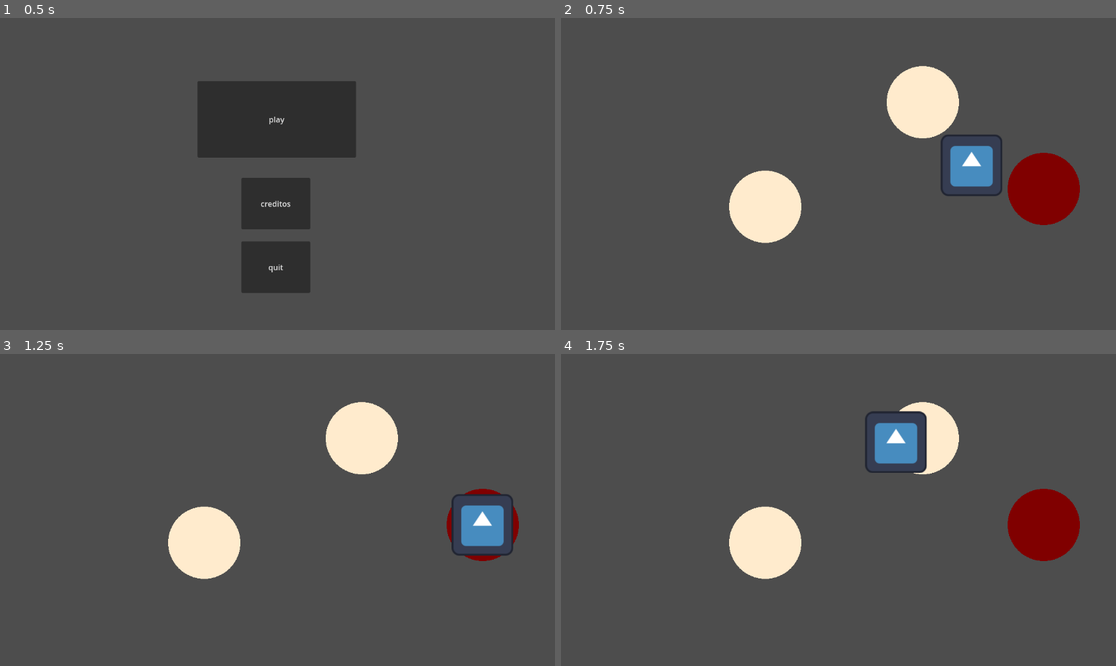
Above: before the commit, frames 1-4 (two rows, left to right).
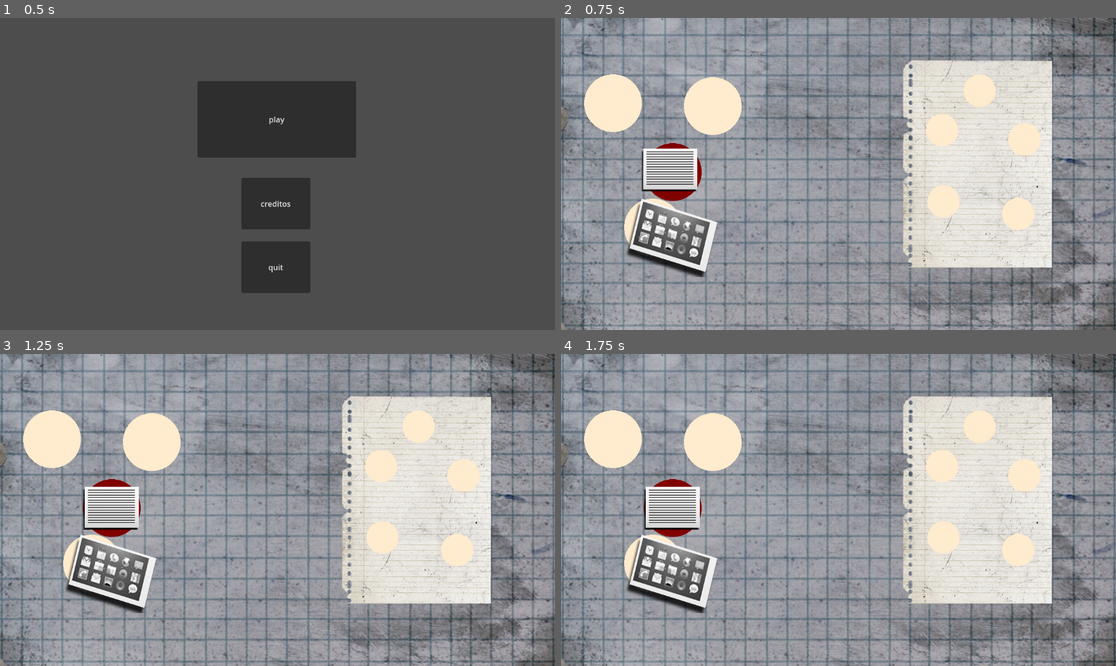
Above: after the commit, the same moments.

Repository: dest3/Pelucas-del-espacio-exterior
Game: Godot game, scene res://escenas/niveles/menu.tscn
Two runs of this game, one before a commit and one after it. Both use one fixed random seed, a clock stepped at 60 frames per second and the inputs below. The engine's default icon, where the game draws it, is replaced by a stand-in: a white triangle on a blue panel in a dark square.
Inputs (mouse positions are in pixels of both pictures, inside the frame that each line leads up to):
- Up to frame 1 (0.5 s): no input
- Up to frame 2 (0.75 s): click "play" at 0.5 s
- Up to frame 3 (1.25 s): no input
- Up to frame 4 (1.75 s): drag from (1043, 525) to (894, 441) at 1.27 s

Frame 1 is identical in both runs. In frame 2, 97% of the frame differs, in the area x 0-100%, y 0-100%; in frame 3, 97%; in frame 4, 97%.
Error after the commit: Parse Error: The member "nombre" already exists in parent class Documento. (res://Doc_foto.gd:3)

Commit message:
implementando assets y funcionalidad extra al drag and drop
se agregaron areas que comprueban respeustas correctas y la herencia de la clase documento

Diff:
--- /dev/null
+++ b/Doc_foto.gd
@@ -0,0 +1,30 @@
+extends Documento
+
+var nombre = "imagen"
+var mouse_over = true
+
+func _ready():
+	rest_nodes = get_tree().get_nodes_in_group("zona")
+	rest_point = rest_nodes[0].global_position
+	rest_nodes[0].select()
+
+# Sobrescribe el método "_input" para manejar eventos de entrada del mouse
+func _input(event):
+	if event is InputEventMouseButton and mouse_over:
+		if event.button_index == MOUSE_BUTTON_LEFT and event.is_pressed():
+			# Cuando se presiona el botón izquierdo del mouse
+			selected = true
+			emit_signal("drag_started", event.position)
+		elif event.button_index == MOUSE_BUTTON_LEFT and !event.is_pressed():
+			# Cuando se libera el botón izquierdo del mouse
+			selected = false
+			emit_signal("drag_ended", event.position)
+			last_rest()
+
+
+func _on_area_2d_mouse_entered():
+	mouse_over = true
+
+
+func _on_area_2d_mouse_exited():
+	mouse_over = false
--- /dev/null
+++ b/escenas/entidades/drop.gd
@@ -0,0 +1,25 @@
+extends Area2D
+
+@export var respuesta = ""
+#dibuja en pantalla
+func _draw():
+	draw_circle(Vector2.ZERO, 60, Color.BLANCHED_ALMOND)#dibuja un circulo tomando 3 valores (origen, tamaño, color)
+
+#cambia de color cuando la zona es seleccionada
+func  select():
+	for child in get_tree().get_nodes_in_group("respuesta"):#todas las los lugares donde se puede dejar el objeto estan en un grupo llamado zonas
+		child.deselect()
+	modulate = Color.WEB_MAROON
+
+#cambia de color cuando la zona es deselccionada
+func deselect():
+	modulate = Color.WHITE
+
+
+
+func _on_body_entered(body):
+	if body_entered.get_name() == "imagen" :
+		print("respuesta correcta")
+
+func _on_body_exited(body):
+	pass # Replace with function body.
--- /dev/null
+++ b/escenas/entidades/drop.tscn
@@ -0,0 +1,15 @@
+[gd_scene load_steps=3 format=3 uid="uid://boo0c0cmmj1yg"]
+
+[ext_resource type="Script" path="res://escenas/entidades/drop.gd" id="1_m3kvf"]
+
+[sub_resource type="RectangleShape2D" id="RectangleShape2D_c4tm6"]
+size = Vector2(102.5, 96.5)
+
+[node name="drop" type="Area2D" groups=["respuesta"]]
+script = ExtResource("1_m3kvf")
+
+[node name="CollisionShape2D" type="CollisionShape2D" parent="."]
+shape = SubResource("RectangleShape2D_c4tm6")
+
+[connection signal="body_entered" from="." to="." method="_on_body_entered"]
+[connection signal="body_exited" from="." to="." method="_on_body_exited"]
--- a/escenas/entidades/drop_zone.tscn
+++ /dev/null
@@ -1,6 +0,0 @@
-[gd_scene load_steps=2 format=3 uid="uid://dsclclrq2wjbu"]
-
-[ext_resource type="Script" path="res://escenas/entidades/drop_zone.gd" id="1_44j8c"]
-
-[node name="drop_zone" type="Marker2D" groups=["zona"]]
-script = ExtResource("1_44j8c")
--- /dev/null
+++ b/escenas/entidades/hoja_a4.tscn
@@ -0,0 +1,32 @@
+[gd_scene load_steps=3 format=3 uid="uid://cgass7vfhubux"]
+
+[ext_resource type="Texture2D" uid="uid://531munnqsine" path="res://escenas/assets/Pop Ups/pagina a4.png" id="1_j00mc"]
+[ext_resource type="PackedScene" uid="uid://boo0c0cmmj1yg" path="res://escenas/entidades/drop.tscn" id="2_sbbpc"]
+
+[node name="hoja-A4" type="Node2D"]
+position = Vector2(0, 123)
+
+[node name="PaginaA4" type="Sprite2D" parent="."]
+scale = Vector2(0.56, 0.56)
+texture = ExtResource("1_j00mc")
+metadata/_edit_group_ = true
+
+[node name="drop" parent="PaginaA4" instance=ExtResource("2_sbbpc")]
+position = Vector2(5.35714, -267.857)
+respuesta = "titulo"
+
+[node name="drop2" parent="PaginaA4" instance=ExtResource("2_sbbpc")]
+position = Vector2(-133.929, -121.429)
+respuesta = "imagen"
+
+[node name="drop3" parent="PaginaA4" instance=ExtResource("2_sbbpc")]
+position = Vector2(171.429, -87.5)
+respuesta = "texto"
+
+[node name="drop4" parent="PaginaA4" instance=ExtResource("2_sbbpc")]
+position = Vector2(-128.571, 142.857)
+respuesta = "imagen"
+
+[node name="drop5" parent="PaginaA4" instance=ExtResource("2_sbbpc")]
+position = Vector2(148.214, 189.286)
+respuesta = "texto"
--- a/escenas/entidades/objeto.gd
+++ b/escenas/entidades/objeto.gd
@@ -1,5 +1,13 @@
 extends Node2D
+class_name Documento
+
+#señales para los eventos
+signal drag_started(even_position)
+signal drag_ended
+
+
 #defino variables
+var nombre = "documento"
 var selected = false #si esta seleccionado o no
 var rest_point
 var rest_nodes= []
@@ -9,13 +17,25 @@
 	rest_point = rest_nodes[0].global_position
 	rest_nodes[0].select()
 
-#cuando se le hace click al objeto seleccionado se pone verdadero
+#cuando se le hace click al objeto, selected se pone verdadero
 func _on_area_2d_input_event(viewport, event, shape_idx):
 	if Input.is_action_just_pressed("click"):
 		selected = true
+		emit_signal("drag_started",event.position)
 
 #si esta seleccionado todo el tiempo se pociciona en donde este el mouse
 func _physics_process(delta):
+	drag(delta)
+
+#si se le deja de hacer click al bojeto se desactvia selected y queda en el ultimo lugar que tuvo
+func _input(event):
+	if event is InputEventMouseButton: #captura todos los eventos y comprueba si se levanta el click
+		if event.button_index == MOUSE_BUTTON_LEFT and not event.pressed:#si boton izq no esta precionado
+			selected = false
+			emit_signal("drag_ended", event.position)
+			last_rest()
+
+func drag(delta):
 	if selected:
 		global_position = lerp(global_position, get_global_mouse_position(), 25 * delta)#hace que la posicion del objeto sea la del mouse
 		#look_at(get_global_mouse_position()) #mueve el objeto en la direccion del mouse
@@ -23,15 +43,11 @@
 		global_position = lerp(global_position, rest_point, 10 * delta) #hace que la posicion del objeto sea el ultimo rest point
 		#rotation = lerp_angle(rotation, 0, 10 * delta)#vuelve al angulo por defecto del objeto al soltarlo
 
-#si se le deja de hacer click al bojeto se desactvia selected y queda en el ultimo lugar que tuvo
-func _input(event):
-	if event is InputEventMouseButton:
-		if event.button_index == MOUSE_BUTTON_LEFT and not event.pressed:
-			selected = false
-			var shortest_dist = 75 #la distancia mas corta posible para dejar el objeto cerca de la znoa de drop (tamaño de la zona de drop)
-			for child in rest_nodes:
-				var distance = global_position.distance_to(child.global_position)
-				if distance < shortest_dist:
-					child.select()
-					rest_point = child.global_position
-					shortest_dist = distance
+func last_rest():
+	var shortest_dist = 75 #la distancia mas corta posible para dejar el objeto cerca de la znoa de drop (tamaño de la zona de drop)
+	for child in rest_nodes:
+		var distance = global_position.distance_to(child.global_position)
+		if distance < shortest_dist:
+			child.select()
+			rest_point = child.global_position
+			shortest_dist = distance
--- a/escenas/entidades/objeto.tscn
+++ b/escenas/entidades/objeto.tscn
@@ -1,21 +1,23 @@
 [gd_scene load_steps=4 format=3 uid="uid://badxs1ukcf04v"]
 
-[ext_resource type="Texture2D" uid="uid://xnk58qrm3wf7" path="res://icon.svg" id="1_ohopa"]
 [ext_resource type="Script" path="res://escenas/entidades/objeto.gd" id="1_xuxol"]
+[ext_resource type="Texture2D" uid="uid://bp3fhjf7k8f88" path="res://escenas/assets/Mini game diarios/Archivos diario Recortes drag.png" id="2_h3tm4"]
 
 [sub_resource type="RectangleShape2D" id="RectangleShape2D_fnnkk"]
-size = Vector2(114, 122)
+size = Vector2(119, 92)
 
 [node name="objeto" type="Node2D"]
 script = ExtResource("1_xuxol")
 
-[node name="Icon" type="Sprite2D" parent="."]
-texture = ExtResource("1_ohopa")
+[node name="ArchivosDiarioRecortesDrag" type="Sprite2D" parent="."]
+scale = Vector2(0.290341, 0.284248)
+texture = ExtResource("2_h3tm4")
+region_enabled = true
+region_rect = Rect2(19.2112, 581.812, 423.688, 316.981)
 
-[node name="Area2D" type="Area2D" parent="Icon"]
+[node name="Area2D" type="Area2D" parent="."]
 
-[node name="CollisionShape2D" type="CollisionShape2D" parent="Icon/Area2D"]
-position = Vector2(0, -1)
+[node name="CollisionShape2D" type="CollisionShape2D" parent="Area2D"]
 shape = SubResource("RectangleShape2D_fnnkk")
 
-[connection signal="input_event" from="Icon/Area2D" to="." method="_on_area_2d_input_event"]
+[connection signal="input_event" from="Area2D" to="." method="_on_area_2d_input_event"]
--- a/escenas/entidades/drop_zone.gd
+++ b/escenas/entidades/origen.gd
@@ -1,7 +1,7 @@
 extends Marker2D
 #dibuja en pantalla
 func _draw():
-	draw_circle(Vector2.ZERO, 75, Color.BLANCHED_ALMOND)#dibuja un circulo tomando 3 valores (origen, tamaño, color)
+	draw_circle(Vector2.ZERO, 60, Color.BLANCHED_ALMOND)#dibuja un circulo tomando 3 valores (origen, tamaño, color)
 
 #cambia de color cuando la zona es seleccionada
 func  select():
--- /dev/null
+++ b/escenas/entidades/origen.tscn
@@ -0,0 +1,6 @@
+[gd_scene load_steps=2 format=3 uid="uid://dsclclrq2wjbu"]
+
+[ext_resource type="Script" path="res://escenas/entidades/origen.gd" id="1_7tj62"]
+
+[node name="drop_zone" type="Marker2D" groups=["zona"]]
+script = ExtResource("1_7tj62")
--- /dev/null
+++ b/escenas/entidades/recortes/doc_foto.tscn
@@ -0,0 +1,24 @@
+[gd_scene load_steps=4 format=3 uid="uid://01bscv0s4iyd"]
+
+[ext_resource type="Texture2D" uid="uid://bp3fhjf7k8f88" path="res://escenas/assets/Mini game diarios/Archivos diario Recortes drag.png" id="1_etpm5"]
+[ext_resource type="Script" path="res://Doc_foto.gd" id="2_30yrf"]
+
+[sub_resource type="RectangleShape2D" id="RectangleShape2D_uo87q"]
+size = Vector2(317, 249)
+
+[node name="Doc_foto" type="Sprite2D"]
+scale = Vector2(0.721264, 0.789063)
+texture = ExtResource("1_etpm5")
+region_enabled = true
+region_rect = Rect2(838.984, 512.17, 348.08, 256.781)
+script = ExtResource("2_30yrf")
+metadata/_edit_group_ = true
+
+[node name="Area2D" type="Area2D" parent="."]
+
+[node name="CollisionShape2D" type="CollisionShape2D" parent="Area2D"]
+position = Vector2(-6.5, 2.5)
+shape = SubResource("RectangleShape2D_uo87q")
+
+[connection signal="mouse_entered" from="Area2D" to="." method="_on_area_2d_mouse_entered"]
+[connection signal="mouse_exited" from="Area2D" to="." method="_on_area_2d_mouse_exited"]
--- /dev/null
+++ b/escenas/niveles/Doc_game.tscn
@@ -0,0 +1,37 @@
+[gd_scene load_steps=6 format=3 uid="uid://77hjvakgytos"]
+
+[ext_resource type="PackedScene" uid="uid://cgass7vfhubux" path="res://escenas/entidades/hoja_a4.tscn" id="1_24ckp"]
+[ext_resource type="PackedScene" uid="uid://dsclclrq2wjbu" path="res://escenas/entidades/origen.tscn" id="1_ijw2o"]
+[ext_resource type="PackedScene" uid="uid://badxs1ukcf04v" path="res://escenas/entidades/objeto.tscn" id="2_8ju6i"]
+[ext_resource type="Texture2D" uid="uid://7b83j81lnlat" path="res://escenas/assets/Pop Ups/Pop Up fondo.png" id="3_umtsp"]
+[ext_resource type="PackedScene" uid="uid://01bscv0s4iyd" path="res://escenas/entidades/recortes/doc_foto.tscn" id="5_2w8lm"]
+
+[node name="Doc_game" type="Node2D"]
+
+[node name="origen" parent="." instance=ExtResource("1_ijw2o")]
+position = Vector2(232, 320)
+
+[node name="origen2" parent="." instance=ExtResource("1_ijw2o")]
+position = Vector2(315, 183)
+
+[node name="origen3" parent="." instance=ExtResource("1_ijw2o")]
+position = Vector2(108, 177)
+
+[node name="origen4" parent="." instance=ExtResource("1_ijw2o")]
+position = Vector2(191, 435)
+
+[node name="hoja-A4" parent="." instance=ExtResource("1_24ckp")]
+position = Vector2(866, 301)
+
+[node name="objeto" parent="." instance=ExtResource("2_8ju6i")]
+position = Vector2(200, 290)
+
+[node name="PopUpFondo" type="Sprite2D" parent="."]
+z_index = -1
+position = Vector2(574.5, 332.5)
+scale = Vector2(0.608854, 0.619444)
+texture = ExtResource("3_umtsp")
+
+[node name="Doc_foto" parent="." instance=ExtResource("5_2w8lm")]
+position = Vector2(235, 454)
+scale = Vector2(0.576149, 0.65625)
--- a/escenas/niveles/game.tscn
+++ /dev/null
@@ -1,19 +0,0 @@
-[gd_scene load_steps=3 format=3 uid="uid://77hjvakgytos"]
-
-[ext_resource type="PackedScene" uid="uid://badxs1ukcf04v" path="res://escenas/entidades/objeto.tscn" id="1_wph0e"]
-[ext_resource type="PackedScene" uid="uid://dsclclrq2wjbu" path="res://escenas/entidades/drop_zone.tscn" id="2_wxloa"]
-
-[node name="game" type="Node2D"]
-
-[node name="objeto" parent="." instance=ExtResource("1_wph0e")]
-z_index = 1
-position = Vector2(75, 51)
-
-[node name="drop_zone" parent="." instance=ExtResource("2_wxloa")]
-position = Vector2(1002, 355)
-
-[node name="drop_zone2" parent="." instance=ExtResource("2_wxloa")]
-position = Vector2(424, 392)
-
-[node name="drop_zone3" parent="." instance=ExtResource("2_wxloa")]
-position = Vector2(751, 175)
--- a/escenas/niveles/menu.gd
+++ b/escenas/niveles/menu.gd
@@ -4,7 +4,7 @@
 
 
 func _on_play_pressed():
-	get_tree().change_scene_to_file("res://escenas/niveles/game.tscn")
+	get_tree().change_scene_to_file("res://escenas/niveles/Doc_game.tscn")
 
 
 func _on_quit_pressed():
Binary file added: escenas/assets/Main - Taller de Investigación/Fondo Main.png
Not shown, added: escenas/assets/Main - Taller de Investigación/Fondo Main.png.import
Binary file added: escenas/assets/Main - Taller de Investigación/Iconos.png
Not shown, added: escenas/assets/Main - Taller de Investigación/Iconos.png.import
Binary file added: escenas/assets/Main - Taller de Investigación/Pantallas gral- Pelucas (1).png
Not shown, added: escenas/assets/Main - Taller de Investigación/Pantallas gral- Pelucas (1).png.import
Binary file added: escenas/assets/Main - Taller de Investigación/Pantallas gral- Pelucas.png
Not shown, added: escenas/assets/Main - Taller de Investigación/Pantallas gral- Pelucas.png.import
Binary file added: escenas/assets/Main - Taller de Investigación/Pizzaron fondo.png
Not shown, added: escenas/assets/Main - Taller de Investigación/Pizzaron fondo.png.import
Binary file added: escenas/assets/Main - Taller de Investigación/pngegg (66).png
Not shown, added: escenas/assets/Main - Taller de Investigación/pngegg (66).png.import
(and 19 more such lines)
